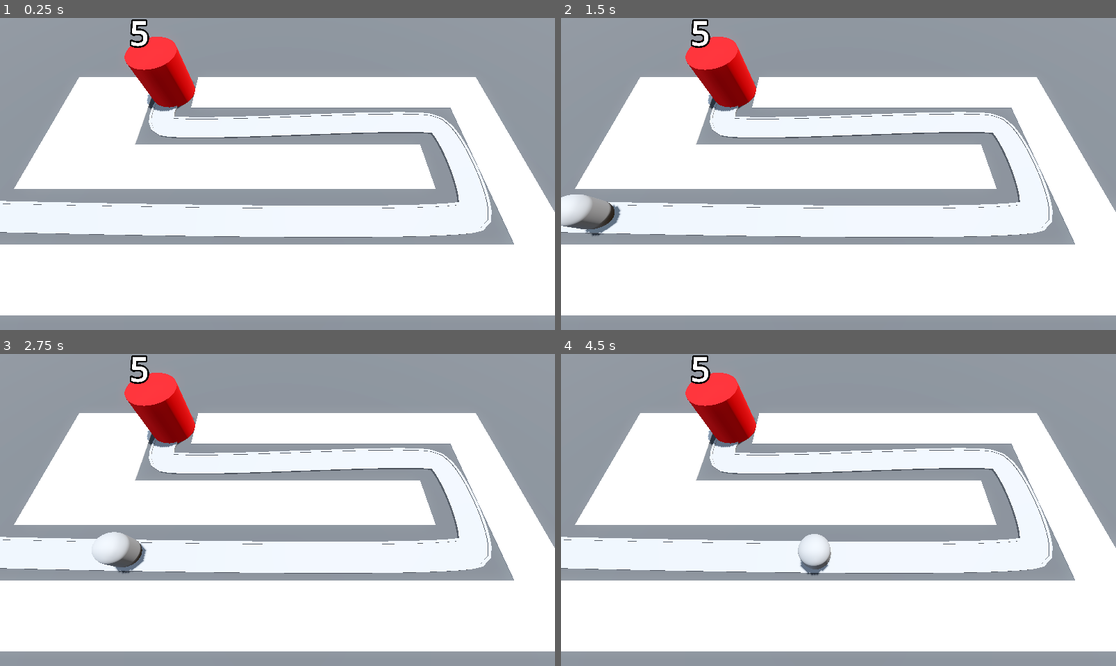
Above: before the commit, frames 1-4 (two rows, left to right).
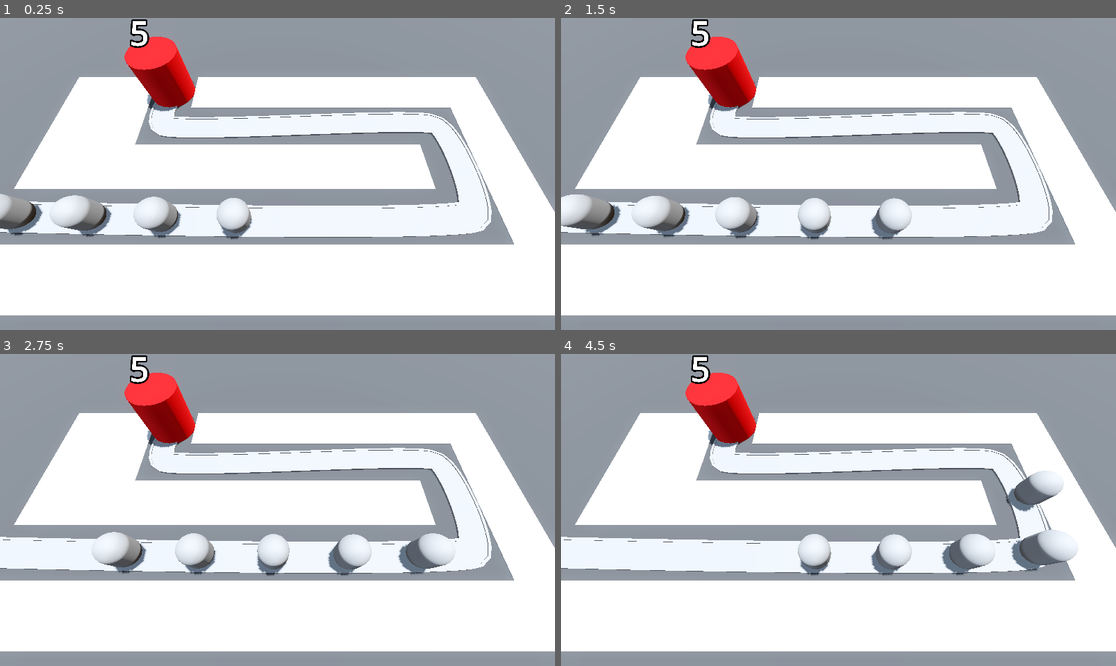
Above: after the commit, the same moments.

Repository: FabioAVSilva/Barbarian-Blaster
Game: Godot game, scene res://BaseLevel.tscn
Two runs of this game, one before a commit and one after it. Both use one fixed random seed, a clock stepped at 60 frames per second and the inputs below.
Inputs:
- Up to frame 1 (0.25 s): no input
- Up to frame 2 (1.5 s): no input
- Up to frame 3 (2.75 s): no input
- Up to frame 4 (4.5 s): no input

The runs differ from the first frame. In frame 1, 2.4% of the frame differs, in the area x 0-46%, y 56-72%; in frame 2, 2.1%; in frame 3, 2.1%; in frame 4, 2.8%, in the area x 55-94%, y 37-72%.

Commit message:
Created basic loss scenario
Scene restarts upon base health reaching 0;
Added 4 more enemies to decrease the base health to 0 once all enemies reach the base

Diff:
--- a/Base/base.gd
+++ b/Base/base.gd
@@ -1,12 +1,20 @@
 extends Node3D
 
 @export var max_health: int = 5
+
+var current_health: int:
+	set(health_in):
+		current_health = health_in
+		print("Health was changed")
+		label_3d.text = str(current_health)
+		if current_health < 1:
+			get_tree().reload_current_scene()
+
 @onready var label_3d: Label3D = $Label3D
 
 func _ready() -> void:
-	label_3d.text = str(max_health)
+	current_health = max_health
 
 func take_damage() -> void:
 	print("Damage dealt to base!")
-	max_health -= 1
-	label_3d.text = str(max_health)
+	current_health -= 1
--- a/BaseLevel.tscn
+++ b/BaseLevel.tscn
@@ -100,5 +100,21 @@
 [node name="Enemy" parent="Path3D" instance=ExtResource("2_5x8ra")]
 transform = Transform3D(-4.37104e-08, 0, -0.999977, 0, 1, 0, 0.999977, 0, -4.37104e-08, -24, 0, 6)
 
+[node name="Enemy2" parent="Path3D" instance=ExtResource("2_5x8ra")]
+transform = Transform3D(-0.0228826, 0, -0.999715, 0, 1, 0, 0.999715, 0, -0.0228826, -19.0015, 0, 6.12254)
+progress = 5.0
+
+[node name="Enemy3" parent="Path3D" instance=ExtResource("2_5x8ra")]
+transform = Transform3D(-0.0199005, 0, -0.999779, 0, 1, 0, 0.999779, 0, -0.0199005, -14.0027, 0, 6.22958)
+progress = 10.0
+
+[node name="Enemy4" parent="Path3D" instance=ExtResource("2_5x8ra")]
+transform = Transform3D(-0.0164479, 0, -0.999842, 0, 1, 0, 0.999842, 0, -0.0164479, -9.0035, 0, 6.32076)
+progress = 15.0
+
+[node name="Enemy5" parent="Path3D" instance=ExtResource("2_5x8ra")]
+transform = Transform3D(-0.011949, 0, -0.999906, 0, 1, 0, 0.999906, 0, -0.011949, -4.004, 0, 6.39235)
+progress = 20.0
+
 [node name="Base" parent="." instance=ExtResource("3_o2j4u")]
 transform = Transform3D(1, 0, 0, 0, 1, 0, 0, 0, 1, -10, 2, -6)
